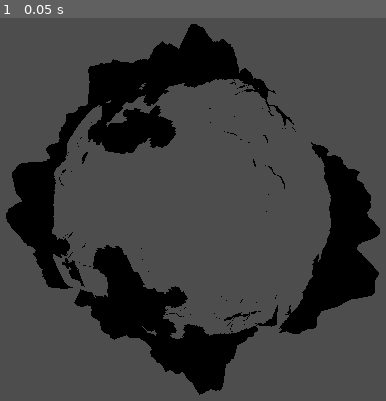
Above: before the commit, frame 1.
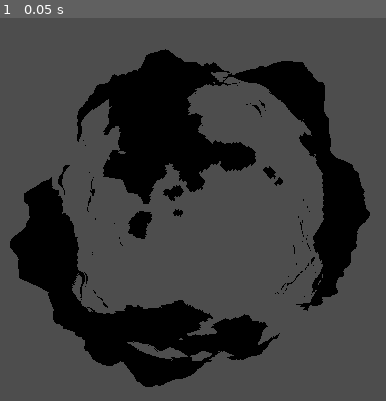
Above: after the commit, the same moment.

Repository: corneliusphi-personal/shellworld
Game: Godot game, scene res://main.tscn
The game is run twice, just before and just after one commit, with the same random seed, the same clock (stepped at 60 frames per second) and the same inputs. The project has no main scene, so this scene is started directly.
Inputs:
- Up to frame 1 (0.05 s): no input

The runs differ from the first frame. In frame 1, 24% of the frame differs, in the area x 1-99%, y 1-99%.

Commit message:
move Noise type to layer

Diff:
--- a/NoiseLayerData.gd
+++ b/NoiseLayerData.gd
@@ -52,3 +52,10 @@
 	set(value):
 		minHeight = value
 		emit_changed()
+
+@export var noiseMap : FastNoiseLite:
+	set(value):
+		noiseMap = value
+		emit_changed()
+		if noiseMap != null && not noiseMap.is_connected("changed", emit_changed):
+			noiseMap.connect("changed", emit_changed)
--- a/RidgedNoiseFilterLayer.gd
+++ b/RidgedNoiseFilterLayer.gd
@@ -16,9 +16,9 @@
 	for i in range(noiseLayerData.numLayers):
 		maxAmplitude += amplitude
 		# Between 0 and 1
-		var rawNoise = 1 - abs(shellWorldData.noiseMap.get_noise_3dv(point * frequency))
+		var rawNoise = 1 - abs(noiseLayerData.noiseMap.get_noise_3dv(point * frequency))
 		# Between 0 and Amplitude
-		var value = rawNoise * rawNoise * rawNoise
+		var value = rawNoise * rawNoise * rawNoise * rawNoise * rawNoise * rawNoise
 		value = value * weight
 		weight = value
 		var valueWithAmplitude = value * amplitude
--- a/ShellWorldData.gd
+++ b/ShellWorldData.gd
@@ -27,10 +27,3 @@
 	set(value):
 		noiseLayers = value
 		emit_changed()
-
-@export var noiseMap : FastNoiseLite:
-	set(value):
-		noiseMap = value
-		emit_changed()
-		if noiseMap != null && not noiseMap.is_connected("changed", emit_changed):
-			noiseMap.connect("changed", emit_changed)
--- a/SimpleNoiseFilterLayer.gd
+++ b/SimpleNoiseFilterLayer.gd
@@ -15,7 +15,7 @@
 	for i in range(noiseLayerData.numLayers):
 		maxAmplitude += amplitude
 		# Between -1 and 1
-		var rawNoise = shellWorldData.noiseMap.get_noise_3dv(point * frequency)
+		var rawNoise = noiseLayerData.noiseMap.get_noise_3dv(point * frequency)
 		# Between 0 and 1
 		var value = (rawNoise + 1) * 0.5
 		# Between 0 and Amplitude
--- a/shell_world.tscn
+++ b/shell_world.tscn
@@ -1,8 +1,10 @@
-[gd_scene load_steps=9 format=3 uid="uid://c3hwgecf51d21"]
+[gd_scene load_steps=11 format=3 uid="uid://c3hwgecf51d21"]
 
 [ext_resource type="Script" uid="uid://d288omvnys74" path="res://ShellWorld.gd" id="1_fmpp2"]
 [ext_resource type="Script" uid="uid://c5oq4ud0sachq" path="res://NoiseLayerData.gd" id="2_cydbd"]
 [ext_resource type="Script" uid="uid://5mnynu7w3tdk" path="res://ShellWorldData.gd" id="2_gykyr"]
+
+[sub_resource type="FastNoiseLite" id="FastNoiseLite_cydbd"]
 
 [sub_resource type="Resource" id="Resource_h88uu"]
 script = ExtResource("2_cydbd")
@@ -10,12 +12,15 @@
 enabled = true
 useFirstLayerAsMask = true
 strength = 1.0
-numLayers = 3
+numLayers = 2
 baseRoughness = 5.0
 roughness = 2.0
 persistence = 0.5
-minHeight = 0.72
+minHeight = 0.7
+noiseMap = SubResource("FastNoiseLite_cydbd")
 metadata/_custom_type_script = "uid://c5oq4ud0sachq"
+
+[sub_resource type="FastNoiseLite" id="FastNoiseLite_h88uu"]
 
 [sub_resource type="Resource" id="Resource_pywq7"]
 script = ExtResource("2_cydbd")
@@ -28,24 +33,25 @@
 roughness = 4.0
 persistence = 0.5
 minHeight = 0.0
+noiseMap = SubResource("FastNoiseLite_h88uu")
 metadata/_custom_type_script = "uid://c5oq4ud0sachq"
+
+[sub_resource type="FastNoiseLite" id="FastNoiseLite_pywq7"]
+noise_type = 5
 
 [sub_resource type="Resource" id="Resource_cvjud"]
 script = ExtResource("2_cydbd")
 type = 1
 enabled = true
 useFirstLayerAsMask = true
-strength = 2.0
-numLayers = 1
-baseRoughness = 4.0
+strength = 1.0
+numLayers = 3
+baseRoughness = 10.0
 roughness = 3.0
 persistence = 0.25
 minHeight = 0.0
+noiseMap = SubResource("FastNoiseLite_pywq7")
 metadata/_custom_type_script = "uid://c5oq4ud0sachq"
-
-[sub_resource type="FastNoiseLite" id="FastNoiseLite_gykyr"]
-noise_type = 0
-frequency = 0.0063
 
 [sub_resource type="Resource" id="Resource_cydbd"]
 script = ExtResource("2_gykyr")
@@ -54,7 +60,6 @@
 shellCount = 1
 removeZeroTriangles = true
 noiseLayers = Array[ExtResource("2_cydbd")]([SubResource("Resource_h88uu"), SubResource("Resource_pywq7"), SubResource("Resource_cvjud")])
-noiseMap = SubResource("FastNoiseLite_gykyr")
 metadata/_custom_type_script = "uid://5mnynu7w3tdk"
 
 [node name="ShellWorld" type="Node3D"]
